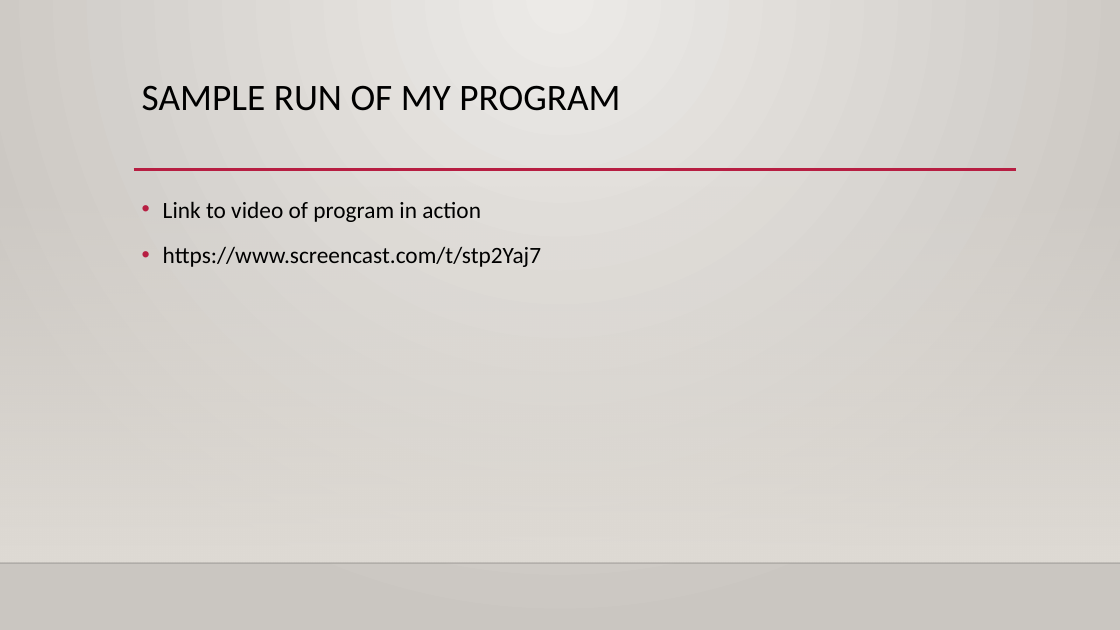
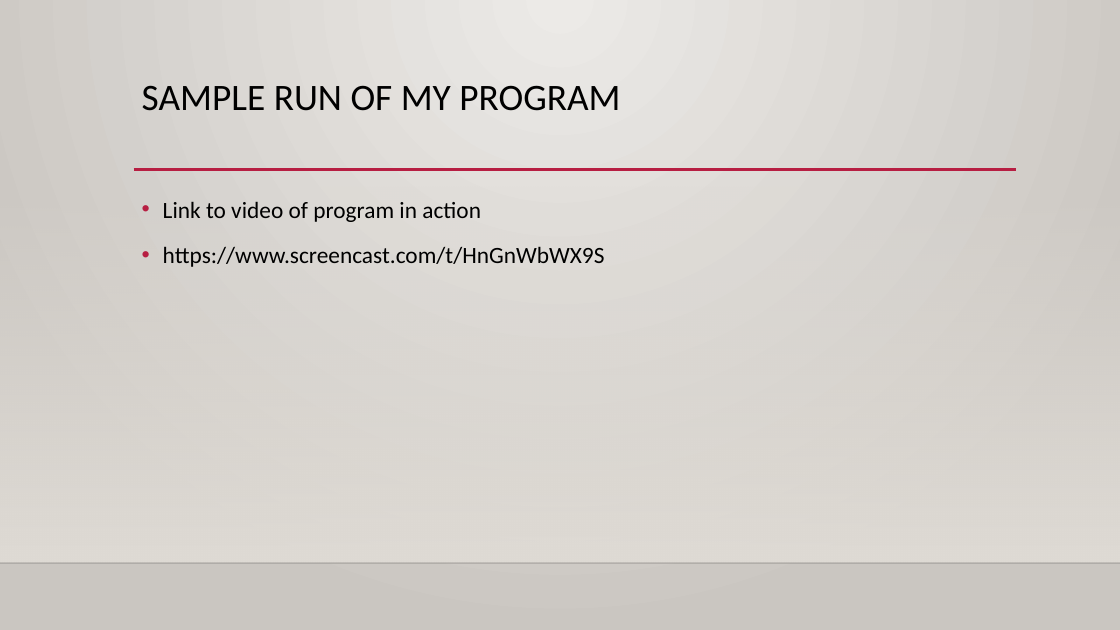
Before and after one commit to LuisCabral20/DataStructuresFinal, a slide deck: slide 4 of DataFinal/GroceryStoreApp.pptx. Drawn at 1120x630 pixels with LibreOffice and Linux fonts; fonts in the diff are those of the drawing; background and template pictures are left out. Boxes give left, top, right and bottom in pixels: in the first picture for what was removed or moved away, otherwise in the second. Text is boxed around its words. In the diff, an @@ line names an element or a change of style, - is before the commit and + after.

```diff
--- a/DataFinal/GroceryStoreApp.pptx
+++ b/DataFinal/GroceryStoreApp.pptx
@@ text at bbox=[163, 246, 605, 267]: text changed @@
-• https://www.screencast.com/t/stp2Yaj7
+• https://www.screencast.com/t/HnGnWbWX9S
```
Also in this commit, not shown: 4 other files.
